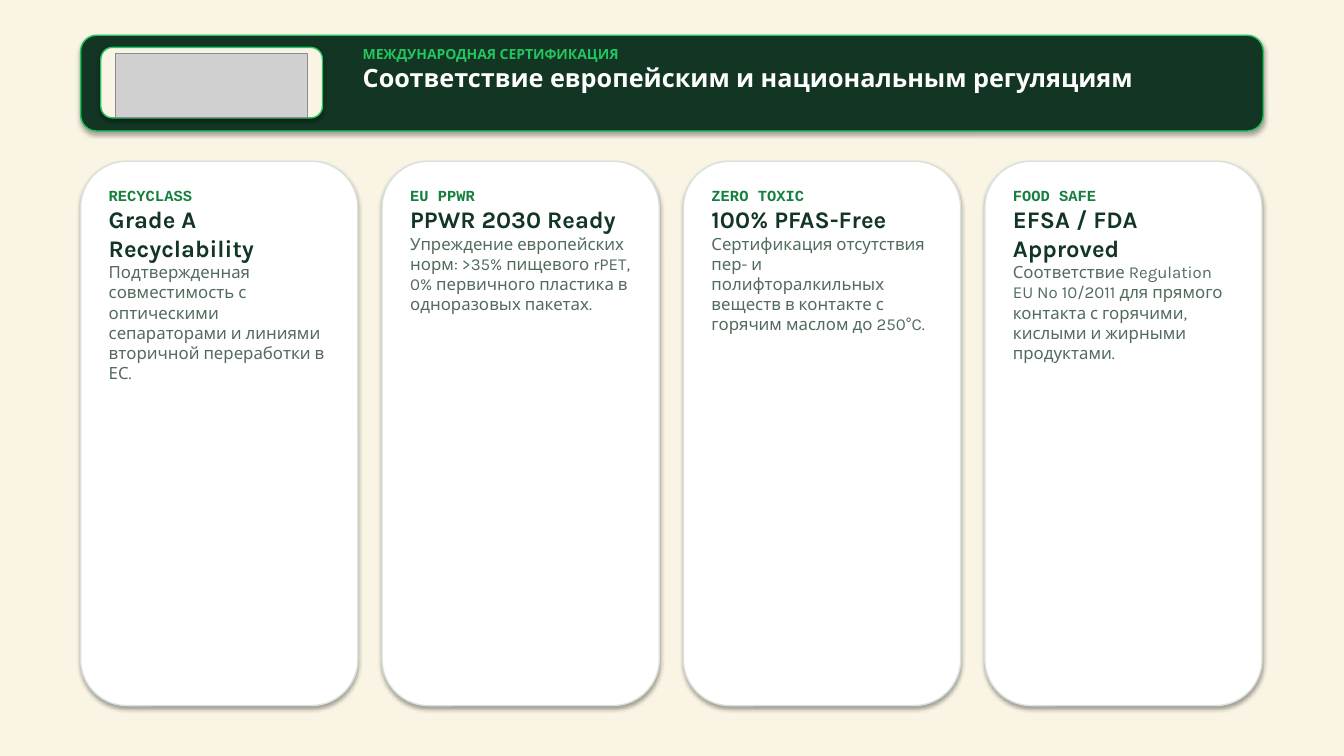
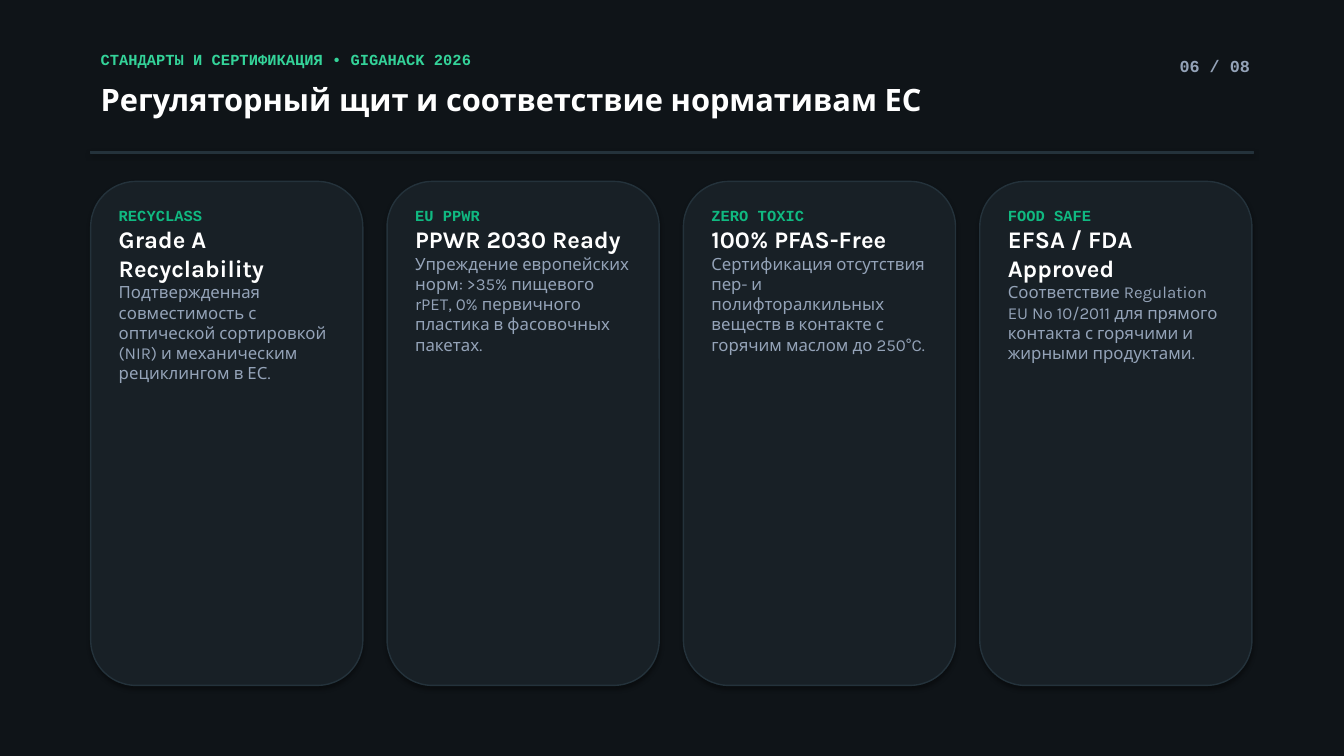
Before and after one commit to lisqrn/Hackaton-202636, a slide deck: slide 6 of PackShift_Profi_Gigahack2026.pptx. Drawn at 1344x756 pixels with LibreOffice and Linux fonts; fonts in the diff are those of the drawing; grey boxes stand for pictures. Boxes give left, top, right and bottom in pixels: in the first picture for what was removed or moved away, otherwise in the second. Text is boxed around its words. In the diff, an @@ line names an element or a change of style, - is before the commit and + after.

Commit message:
feat: complete pure deeptech hackathon deck in dark graphite and neon emerald without website styling

```diff
--- a/PackShift_Profi_Gigahack2026.pptx
+++ b/PackShift_Profi_Gigahack2026.pptx
@@ rectangle at (0,0,1344,756): fill #FAF4E4 to #0F1418; outline #FAF4E4 0.75 pt to #0F1418 0.75 pt @@
@@ rounded rectangle removed at (81,35,1263,131) @@
@@ rounded rectangle removed at (101,47,323,118) @@
@@ text added at (101,54,471,68), 11 pt, text #34D399, bold @@
+СТАНДАРТЫ И СЕРТИФИКАЦИЯ • GIGAHACK 2026
@@ picture removed at (116,53,308,117) @@
@@ text removed at (363,49,1133,93) @@
-МЕЖДУНАРОДНАЯ СЕРТИФИКАЦИЯ
-Соответствие европейским и национальным регуляциям
@@ text added at (101,87,922,119), 22 pt, text #FFFFFF, bold @@
+Регуляторный щит и соответствие нормативам ЕС
@@ text added at (1180,61,1250,72), 12 pt, text #94A3B8, bold @@
+06 / 08
@@ rectangle added at (91,151,1253,153), fill #24323B, outline #24323B 0.75 pt @@
@@ rounded rectangle: place and size @@
-rounded rectangle at (81,161,358,706)
+rounded rectangle at (91,181,363,686)
@@ text "RECYCLASS": place and size @@
-text "RECYCLASS" at (109,190,325,379)
+text "RECYCLASS" at (119,210,326,383)
@@ rounded rectangle: place and size @@
-rounded rectangle at (382,161,659,706)
+rounded rectangle at (387,181,659,686)
@@ text "EU PPWR": place and size @@
-text "EU PPWR" at (410,191,630,314)
+text "EU PPWR" at (415,211,629,351)
@@ rounded rectangle: place and size @@
-rounded rectangle at (684,161,961,706)
+rounded rectangle at (684,181,956,686)
@@ text "ZERO TOXIC": place and size @@
-text "ZERO TOXIC" at (711,190,925,334)
+text "ZERO TOXIC" at (711,210,925,355)
@@ text "ZERO TOXIC" at (711,210,925,355): text colour #15803D to #10B981 in "ZERO TOXIC"; text colour #123524 to #FFFFFF in "100% PFAS-Free"; text colour #526B5C to #94A3B8 in "Сертификация отсутствия пер- и полифторалкильных веществ в ..." @@
@@ fill #FFFFFF to #182026; outline #D8E2DC 1 pt to #24323B 1 pt in 4 elements at (387,181,659,686), (684,181,956,686), (91,181,363,686), (980,181,1252,686) @@
@@ rounded rectangle: place and size @@
-rounded rectangle at (985,161,1262,706)
+rounded rectangle at (980,181,1252,686)
@@ text "FOOD SAFE": place and size @@
-text "FOOD SAFE" at (1013,190,1222,363)
+text "FOOD SAFE" at (1008,210,1217,363)
@@ text at (119,210,264,283): text colour #15803D to #10B981 in "RECYCLASS"; text colour #123524 to #FFFFFF in "Grade A Recyclability" @@
@@ text at (415,211,480,221): text colour #15803D to #10B981 in "EU PPWR"; text colour #123524 to #FFFFFF in "PPWR 2030 Ready" @@
@@ text at (1008,210,1132,283): text colour #15803D to #10B981 in "FOOD SAFE"; text colour #123524 to #FFFFFF in "EFSA / FDA Approved" @@
@@ text at (415,257,629,351): text changed; text colour #526B5C to #94A3B8 @@
-Упреждение европейских норм: >35% пищевого rPET, 0% первичного пластика в одноразовых пакетах.
+Упреждение европейских норм: >35% пищевого rPET, 0% первичного пластика в фасовочных пакетах.
@@ text at (119,286,326,383): text changed; text colour #526B5C to #94A3B8 @@
-Подтвержденная совместимость с оптическими сепараторами и линиями вторичной переработки в ЕС.
+Подтвержденная совместимость с оптической сортировкой (NIR) и механическим рециклингом в ЕС.
@@ text at (1008,286,1217,363): text changed; text colour #526B5C to #94A3B8 @@
-Соответствие Regulation EU No 10/2011 для прямого контакта с горячими, кислыми и жирными продуктами.
+Соответствие Regulation EU No 10/2011 для прямого контакта с горячими и жирными продуктами.
```
Also in this commit, not shown: 7 other slides changed, 3 other files.
